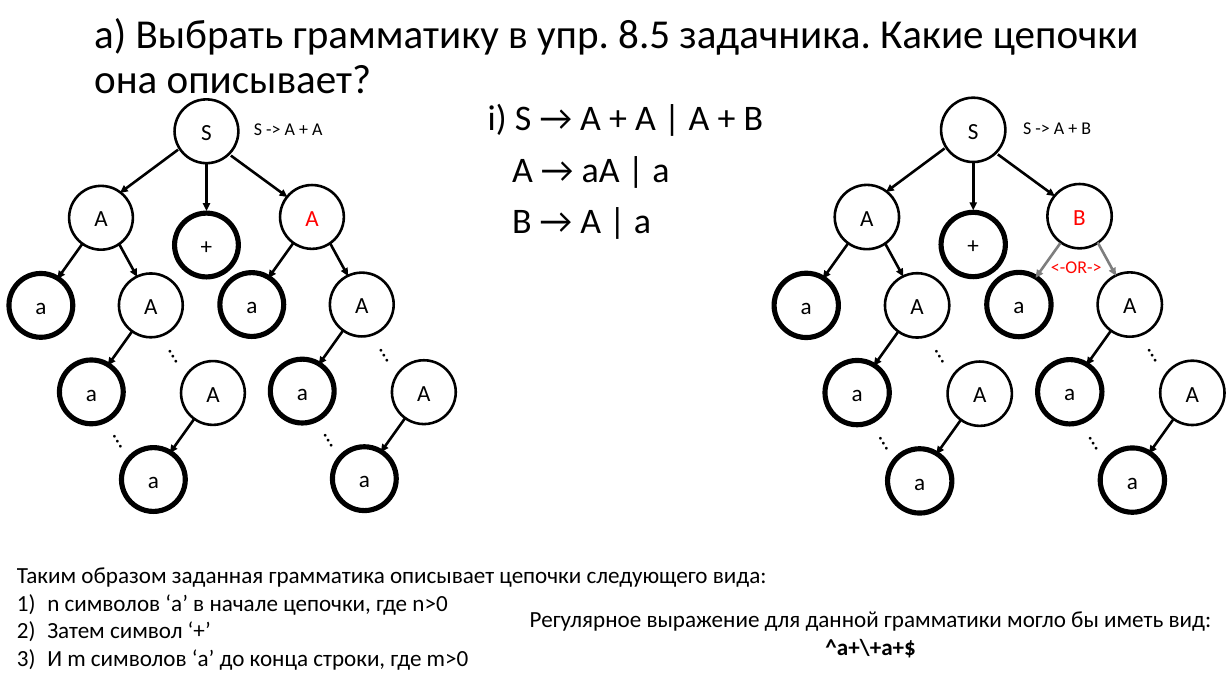
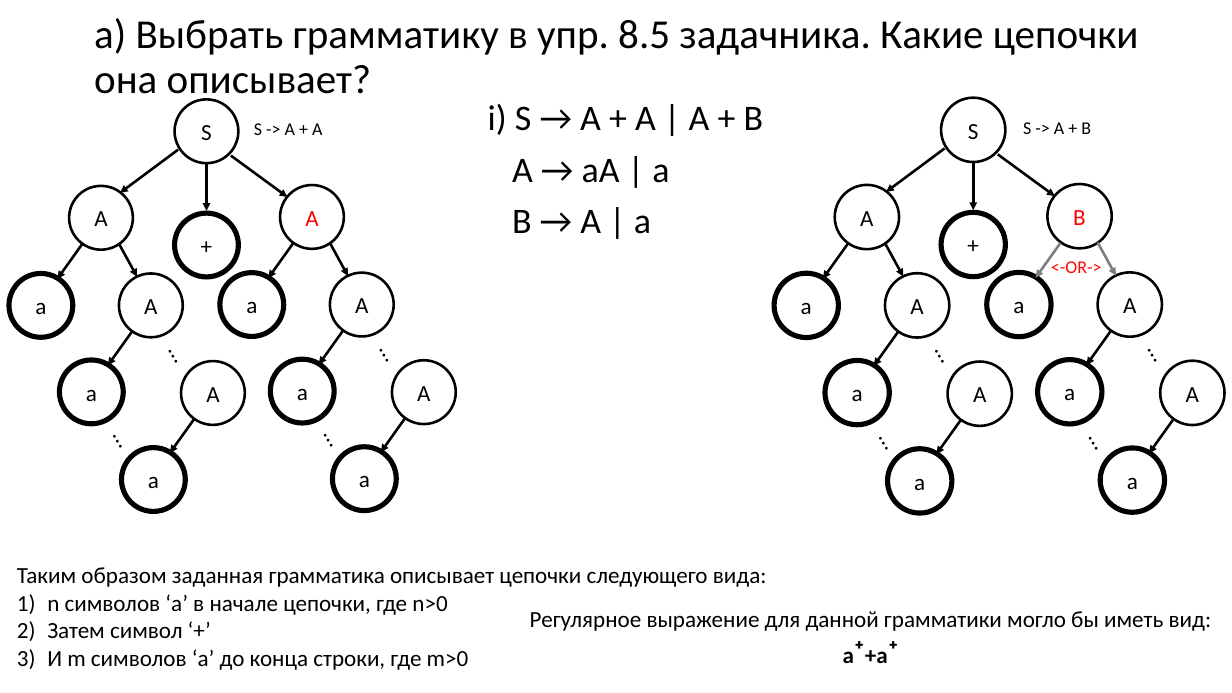
Before and after one commit to goddamnteam/korzun, a slide deck: slide 3 of task6.pptx. Drawn at 1232x693 pixels with LibreOffice and Linux fonts; fonts in the diff are those of the drawing. Boxes give left, top, right and bottom in pixels: in the first picture for what was removed or moved away, otherwise in the second. Text is boxed around its words. In the diff, an @@ line names an element or a change of style, - is before the commit and + after.

```diff
--- a/task6.pptx
+++ b/task6.pptx
@@ text at [843,650,888,663]: text changed @@
-^a+\+a+$
+a⁺+a⁺
```
Also in this commit, not shown: 8 other slides changed, 1 slide removed.
